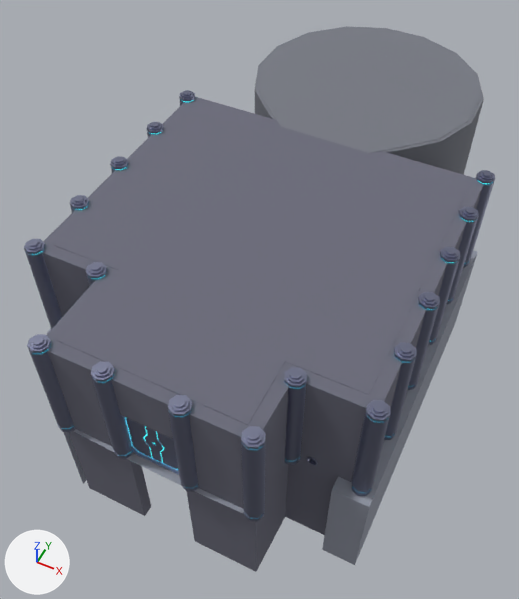
What one commit did to the FBX model Assets/Models/Blocking/Tuto_Blocking/Tour Tuto/Blocking_Tour_Tuto_Passe.fbx.
The view is the same before and after, from a camera (50 mm lens) standing at (-18.8, 38.1, 46.7) and looking at (-38.6, 77.8, -3.0). Every picture has the same lights, and +X, +Y and +Z are marked at lower left. Where no turn or scale is listed for an object, it has been applied to the vertices.

In view in the first picture: 'PorteVersTour.007', 'PorteVersTour.008', 'PorteVersTour.009', 'PorteVersTour.010', 'PorteVersTour.011', 'Salle1.001', 'Salle1Mur.001', 'Salle1Plafond.001', 'SalleAscenseur.001', 'SalleAscenseurPlafond.001', 'Sol.022', 'SolSalle1.001'.
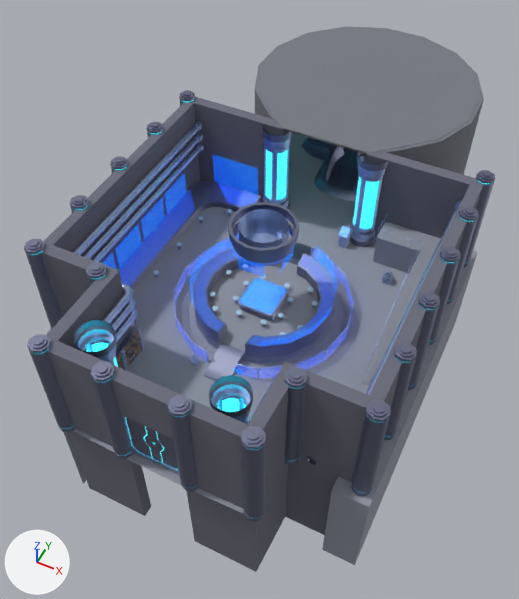
Where the newer file only moved an object's origin or applied its transform, the numbers keep the older frame.

Location of each change, [x1, y1, x2, y2] in pixels of the pictures (519 x 599 px):
'Salle1Plafond.001', deleted: before [53, 103, 470, 425]
'Escaliers.002', added: after [283, 242, 311, 265]
'SolSalle1.001', unchanged, uncovered by the edit: before [74, 429, 244, 513]; after [74, 207, 409, 513]
'Bureau.006', unchanged, uncovered by the edit: after [117, 180, 261, 290]
'TourEcrans.002', unchanged, uncovered by the edit: after [228, 202, 299, 278]
'Decor.001', unchanged, uncovered by the edit: after [362, 221, 441, 386]

Diff of the bpy script that builds the scene:
```diff
--- a/Assets/Models/Blocking/Tuto_Blocking/Tour Tuto/Blocking_Tour_Tuto_Passe.fbx.py
+++ b/Assets/Models/Blocking/Tuto_Blocking/Tour Tuto/Blocking_Tour_Tuto_Passe.fbx.py
@@ me_cube_007 @@
+me_cube_007.from_pydata([(-1.04, -0.75, 0.22), (-1.04, -0.66, 0.35), (1.04, -0.75, 0.22), (1.04, -0.66, 0.35), (-1.04, 0.56, -0.35), (-1.04, 0.65, -0.22), (1.04, 0.56, -0.35), (1.04, 0.65, -0.22), (1.04, -1.52, 0.22), (-1.04, -1.52, 0.22), (-1.04, -1.52, 0.35), (1.04, -1.52, 0.35), (1.04, 1.62, -0.22), (1.04, 1.62, -0.35), (-1.04, 1.62, -0.35), (-1.04, 1.62, -0.22)], [], [(1, 10, 11, 3), (2, 6, 7, 3), (7, 12, 15, 5), (4, 0, 1, 5), (2, 0, 4, 6), (7, 5, 1, 3), (9, 8, 11, 10), (2, 8, 9, 0), (3, 11, 8, 2), (0, 9, 10, 1), (13, 14, 15, 12), (6, 13, 12, 7), (5, 15, 14, 4), (4, 14, 13, 6)])
+me_cube_007.materials.append(mat_metal2)  # blue #878ba3
@@ ob_salle1plafond_001 @@
-ob_salle1plafond_001 = bpy.data.objects.new('Salle1Plafond.001', me_plane_093)
-ob_salle1plafond_001.location = (-36.4, 69.3, 0.7)
@@ ob_escaliers_002 @@
+ob_escaliers_002 = bpy.data.objects.new('Escaliers.002', me_cube_007)
+ob_escaliers_002.location = (-36.7, 81.7, 0.3)
```
